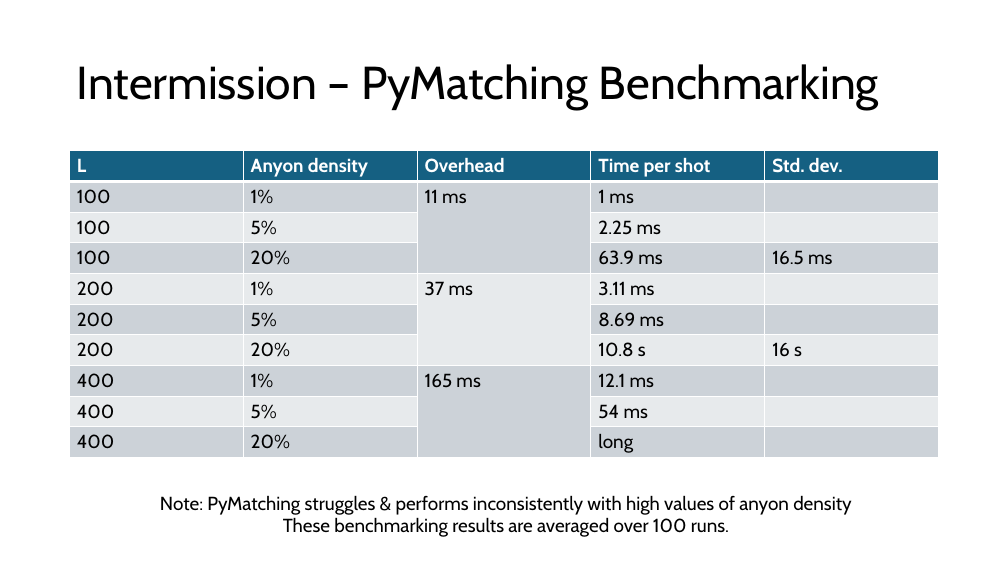
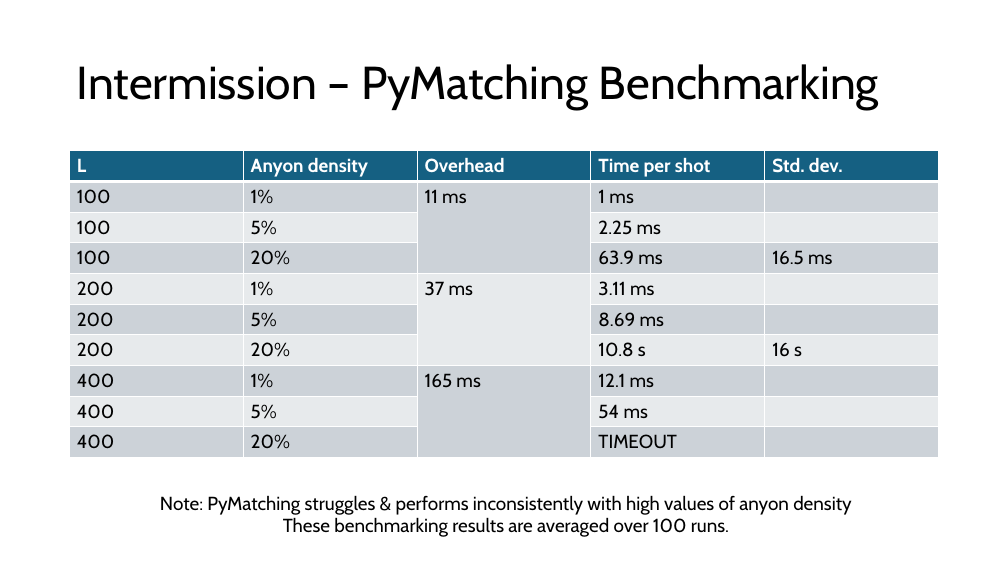
Before and after one commit to DanDan0101/toric-decoder, a slide deck: slide 10 of plots/Plots.pptx. Drawn at 1008x567 pixels with LibreOffice and Linux fonts; fonts in the diff are those of the drawing. Boxes give left, top, right and bottom in pixels: in the first picture for what was removed or moved away, otherwise in the second. Text is boxed around its words. In the diff, an @@ line names an element or a change of style, - is before the commit and + after.

```diff
--- a/plots/Plots.pptx
+++ b/plots/Plots.pptx
@@ table at [70,151,939,458] @@
-row 10, column 4: long
+row 10, column 4: TIMEOUT
```
Also in this commit, not shown: 3 other files.
